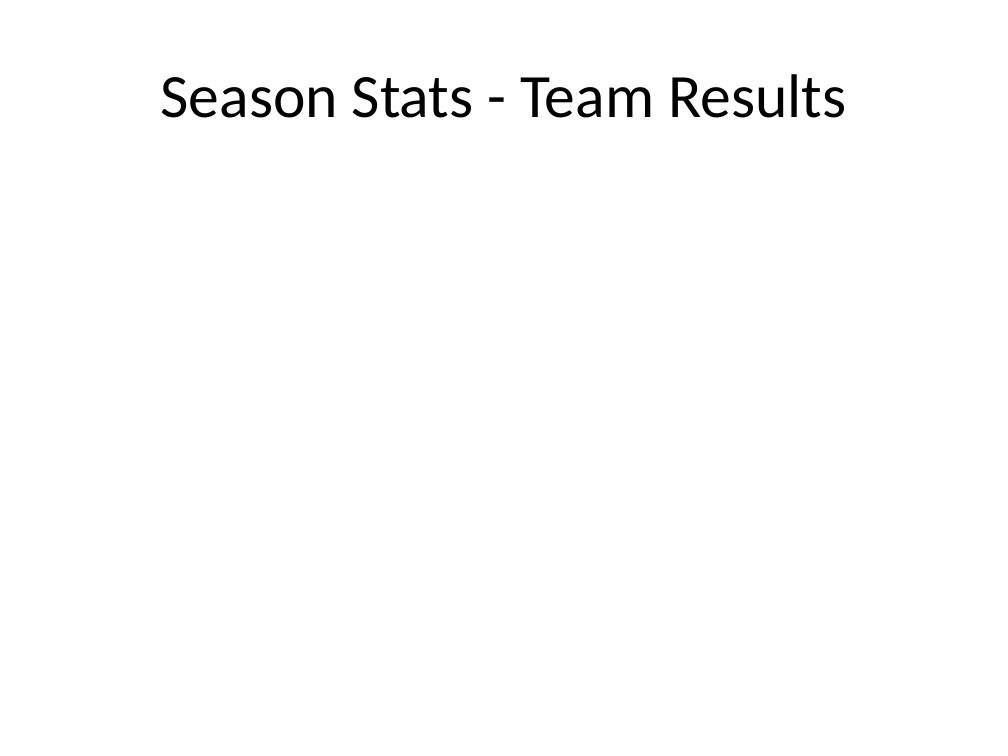
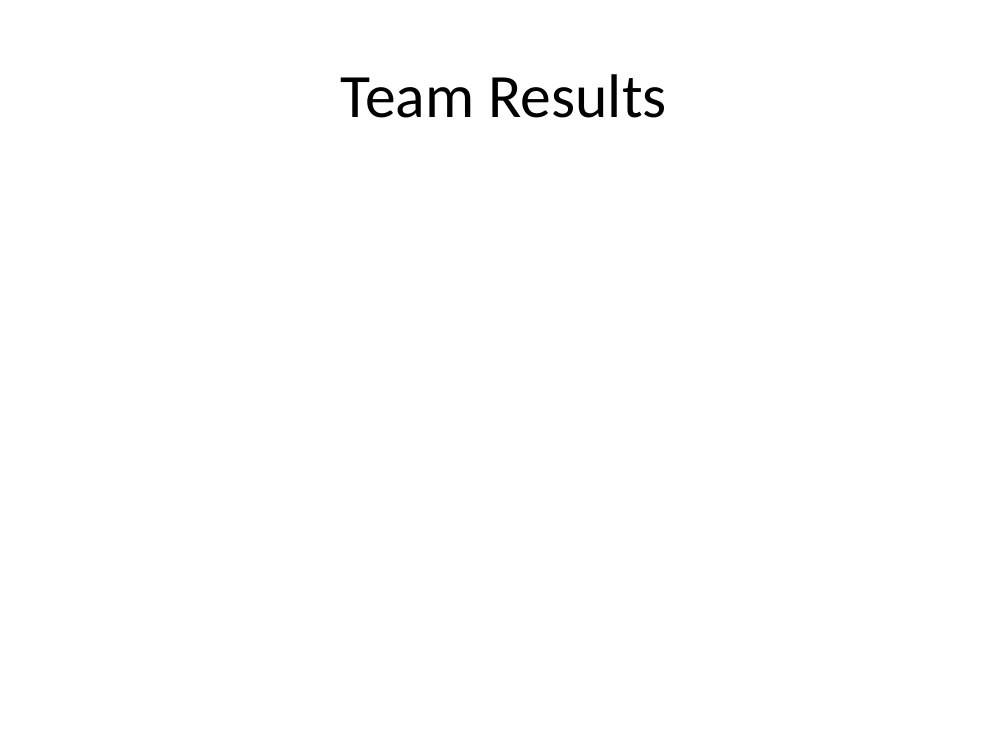
Before and after one commit to jimmyday12/nutty-cuckoo-super-kings, a slide deck: slide 3 of presentations/preso-summer-2021.pptx. Drawn at 1008x756 pixels with LibreOffice and Linux fonts; fonts in the diff are those of the drawing. Boxes give left, top, right and bottom in pixels: in the first picture for what was removed or moved away, otherwise in the second. Text is boxed around its words. In the diff, an @@ line names an element or a change of style, - is before the commit and + after.

```diff
--- a/presentations/preso-summer-2021.pptx
+++ b/presentations/preso-summer-2021.pptx
@@ title at box(341, 74, 667, 118): text changed @@
-Season Stats - Team Results
+Team Results
```
Also in this commit, not shown: 7 other slides changed, 25 slides added, 1 slide removed, 2 other files.
